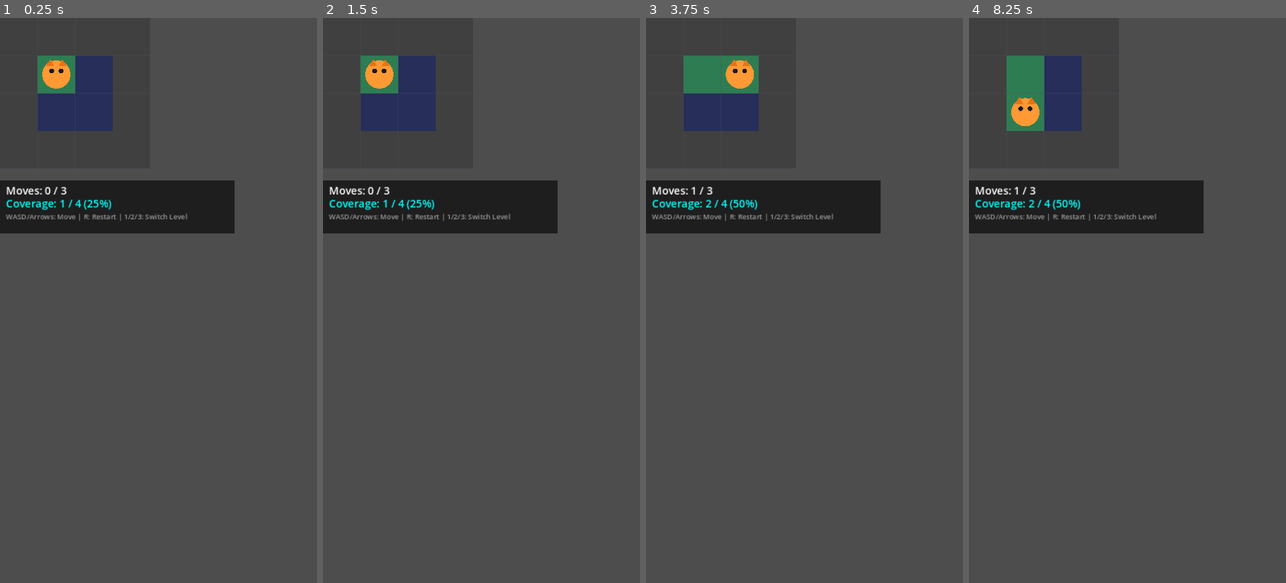
Above: before the commit, frames 1-4 (left to right).
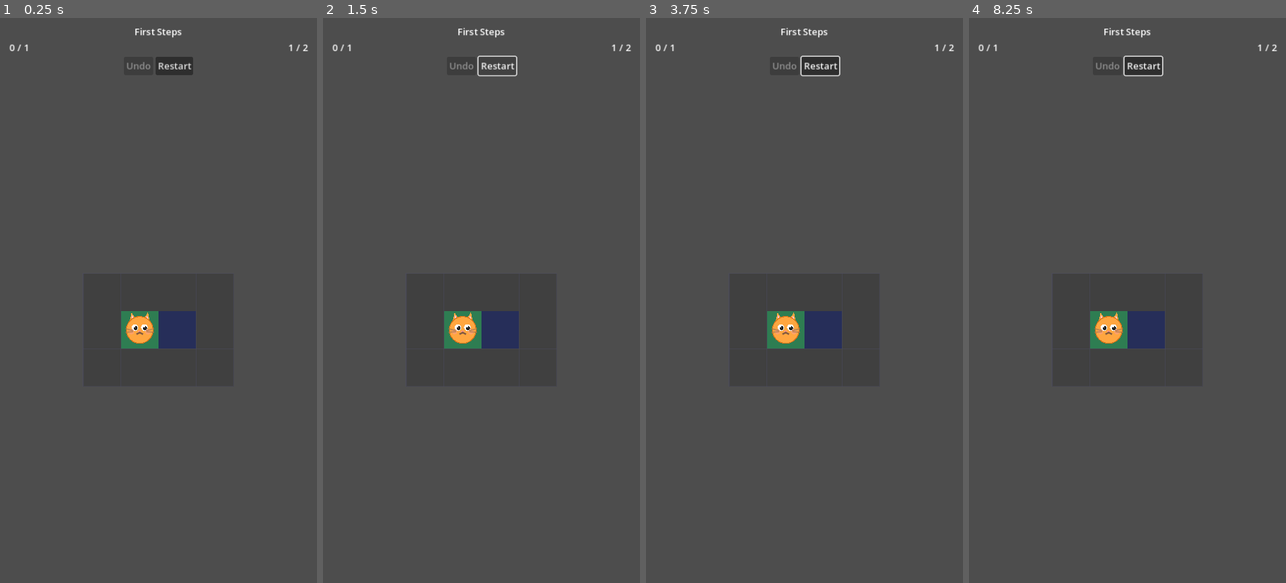
Above: after the commit, the same moments.

Repository: gracetyy/nekodash
Game: Godot game, scene res://scenes/gameplay/gameplay.tscn
Same seed, same stepped clock (60 frames per second), same inputs: the game is played once before the commit and once after it. Before the commit the project starts from res://prototypes/gameplay-scene/GameplayPrototype.tscn.
Inputs (mouse positions are in pixels of both pictures, inside the frame that each line leads up to):
- Up to frame 1 (0.25 s): no input
- Up to frame 2 (1.5 s): click (497, 63) at 0.5 s, where only the run after the commit has a clickable "Restart"; click (497, 63) at 1.25 s, where only the run after the commit has a clickable "Restart"
- Up to frame 3 (3.75 s): click (820, 63) at 2 s, where only the run after the commit has a clickable "Restart"; tap Enter at 2.75 s; move the mouse to (874, 272) at 2.77 s; hold D 2.78-3.5 s; tap R at 2.85 s; click (874, 272) at 2.92 s; tap Space at 3.02, 3.5 s; drag from (741, 328) to (788, 413) at 3.52 s
- Up to frame 4 (8.25 s): tap Enter at 4.25, 5.75 s; move the mouse to (1159, 176) at 4.27 s; hold D 4.28-5 s; tap 2 at 4.35, 7.35 s; tap Space at 5, 6.02, 6.5 s; drag from (1111, 413) to (1032, 215) at 5.02 s; move the mouse to (1222, 385) at 5.77 s; hold A 5.78-6.5 s; tap R at 5.85 s; drag from (1032, 215) to (1079, 159) at 6.52 s; move the mouse to (1143, 300) at 7.27 s; hold S 7.28-8 s; click (1143, 300) at 7.42 s; drag from (1079, 159) to (1064, 328) at 8.02 s

The runs differ from the first frame. In frame 1, 12% of the frame differs, in the area x 0-98%, y 1-59%; in frame 2, 12%; in frame 3, 12%; in frame 4, 12%.

Commit message:
feat: enhance gameplay scene visuals and HUD

Diff:
--- a/project.godot
+++ b/project.godot
@@ -15,7 +15,7 @@
 [application]
 
 config/name="NekoDash"
-run/main_scene="res://prototypes/gameplay-scene/GameplayPrototype.tscn"
+run/main_scene="res://scenes/gameplay/gameplay.tscn"
 config/features=PackedStringArray("4.3", "Mobile")
 config/icon="res://icon.svg"
 
@@ -25,6 +25,7 @@
 SceneManager="*res://src/core/scene_manager.gd"
 GridSystem="*res://src/core/grid_system.gd"
 InputSystem="*res://src/core/input_system.gd"
+PlaytestCapture="*res://tools/playtest_capture.gd"
 
 [display]
 
--- a/scenes/gameplay/gameplay.tscn
+++ b/scenes/gameplay/gameplay.tscn
@@ -9,13 +9,21 @@
 [ext_resource type="Script" path="res://src/gameplay/level_progression.gd" id="7"]
 [ext_resource type="Script" path="res://src/ui/hud.gd" id="8"]
 [ext_resource type="Resource" path="res://assets/levels/level_catalogue.tres" id="9"]
+[ext_resource type="Script" path="res://src/ui/grid_renderer.gd" id="10"]
+[ext_resource type="Script" path="res://src/ui/cat_sprite.gd" id="11"]
 
 [node name="LevelCoordinator" type="Node2D"]
 script = ExtResource("1")
 level_catalogue = ExtResource("9")
 
+[node name="GridRenderer" type="Node2D" parent="."]
+script = ExtResource("10")
+
 [node name="SlidingMovement" type="Node2D" parent="."]
 script = ExtResource("2")
+
+[node name="CatSprite" type="Node2D" parent="SlidingMovement"]
+script = ExtResource("11")
 
 [node name="CoverageTracking" type="Node" parent="."]
 script = ExtResource("3")
@@ -34,3 +42,49 @@
 
 [node name="HUD" type="CanvasLayer" parent="."]
 script = ExtResource("8")
+
+[node name="MarginContainer" type="MarginContainer" parent="HUD"]
+anchors_preset = 10
+anchor_right = 1.0
+offset_bottom = 80.0
+grow_horizontal = 2
+theme_override_constants/margin_left = 16
+theme_override_constants/margin_top = 12
+theme_override_constants/margin_right = 16
+theme_override_constants/margin_bottom = 12
+
+[node name="VBox" type="VBoxContainer" parent="HUD/MarginContainer"]
+layout_mode = 2
+
+[node name="LevelNameLabel" type="Label" parent="HUD/MarginContainer/VBox"]
+layout_mode = 2
+text = "Level Name"
+horizontal_alignment = 1
+
+[node name="StatsRow" type="HBoxContainer" parent="HUD/MarginContainer/VBox"]
+layout_mode = 2
+alignment = 1
+
+[node name="MoveLabel" type="Label" parent="HUD/MarginContainer/VBox/StatsRow"]
+layout_mode = 2
+text = "0 / 0"
+
+[node name="Spacer" type="Control" parent="HUD/MarginContainer/VBox/StatsRow"]
+layout_mode = 2
+size_flags_horizontal = 3
+
+[node name="CoverageLabel" type="Label" parent="HUD/MarginContainer/VBox/StatsRow"]
+layout_mode = 2
+text = "0 / 0"
+
+[node name="ButtonRow" type="HBoxContainer" parent="HUD/MarginContainer/VBox"]
+layout_mode = 2
+alignment = 1
+
+[node name="UndoBtn" type="Button" parent="HUD/MarginContainer/VBox/ButtonRow"]
+layout_mode = 2
+text = "Undo"
+
+[node name="RestartBtn" type="Button" parent="HUD/MarginContainer/VBox/ButtonRow"]
+layout_mode = 2
+text = "Restart"
--- a/src/gameplay/level_coordinator.gd
+++ b/src/gameplay/level_coordinator.gd
@@ -49,6 +49,7 @@
 @onready var _star_rating_system: Node = $StarRatingSystem
 @onready var _level_progression: Node = $LevelProgression
 @onready var _hud: HUD = $HUD
+@onready var _grid_renderer: Node2D = $GridRenderer
 
 
 # —————————————————————————————————————————————
@@ -86,6 +87,10 @@
 # —————————————————————————————————————————————
 
 func _ready() -> void:
+	# Fallback for direct scene launch (no SceneManager call)
+	if _current_level_data == null and level_catalogue != null and level_catalogue.levels.size() > 0:
+		_current_level_data = level_catalogue.levels[0]
+
 	if _current_level_data == null:
 		push_error("LevelCoordinator: _ready() with no LevelData — call receive_scene_params() first.")
 		return
@@ -155,6 +160,15 @@
 		_undo_restart,
 		_coverage_tracking,
 	)
+
+	# GridRenderer: redraw grid from current GridSystem state + compute centering
+	if _grid_renderer != null:
+		_grid_renderer.render_grid()
+		# Move the coordinator root (Node2D) so the grid is centered on screen.
+		# GridRenderer and SlidingMovement both draw relative to parent, so
+		# this single offset aligns everything. HUD is a CanvasLayer and ignores
+		# parent transforms.
+		position = _grid_renderer.get_grid_offset()
 
 
 ## Wires all inter-system signals. Order is critical — see
@@ -274,6 +288,10 @@
 		"next_level_data": next_level,
 	}
 
+	# Show inline level-complete overlay (temporary until level_complete.tscn exists)
+	_show_level_complete_overlay(params)
+
+	# Track state in SceneManager (go_to is a stub but tests verify state)
 	SceneManager.go_to(SceneManager.Screen.LEVEL_COMPLETE, params)
 
 
@@ -296,9 +314,9 @@
 	pass
 
 
-func _on_tile_covered(_coord: Vector2i) -> void:
-	# Reserved for CoverageVisualizer (S2-08 Nice to Have).
-	pass
+func _on_tile_covered(coord: Vector2i) -> void:
+	if _grid_renderer != null:
+		_grid_renderer.mark_covered(coord)
 
 
 # —————————————————————————————————————————————
@@ -341,3 +359,129 @@
 ## Returns whether the player has previously completed this level.
 func was_previously_completed() -> bool:
 	return _was_previously_completed
+
+
+# —————————————————————————————————————————————
+# Level complete overlay (temporary until level_complete.tscn exists)
+# —————————————————————————————————————————————
+var _overlay: CanvasLayer
+
+func _show_level_complete_overlay(params: Dictionary) -> void:
+	if _overlay != null:
+		_overlay.queue_free()
+
+	_overlay = CanvasLayer.new()
+	_overlay.layer = 10
+	add_child(_overlay)
+
+	# Semi-transparent background
+	var bg := ColorRect.new()
+	bg.color = Color(0.0, 0.0, 0.0, 0.6)
+	bg.set_anchors_preset(Control.PRESET_FULL_RECT)
+	_overlay.add_child(bg)
+
+	# Center container
+	var center := CenterContainer.new()
+	center.set_anchors_preset(Control.PRESET_FULL_RECT)
+	_overlay.add_child(center)
+
+	# Opaque result card so gameplay does not bleed through text.
+	var card := PanelContainer.new()
+	card.custom_minimum_size = Vector2(360, 240)
+	var card_style := StyleBoxFlat.new()
+	card_style.bg_color = Color(0.08, 0.09, 0.12, 0.96)
+	card_style.border_color = Color(0.18, 0.2, 0.28, 1.0)
+	card_style.border_width_left = 2
+	card_style.border_width_top = 2
+	card_style.border_width_right = 2
+	card_style.border_width_bottom = 2
+	card_style.corner_radius_top_left = 10
+	card_style.corner_radius_top_right = 10
+	card_style.corner_radius_bottom_right = 10
+	card_style.corner_radius_bottom_left = 10
+	card.add_theme_stylebox_override("panel", card_style)
+	center.add_child(card)
+
+	var card_margin := MarginContainer.new()
+	card_margin.add_theme_constant_override("margin_left", 24)
+	card_margin.add_theme_constant_override("margin_top", 20)
+	card_margin.add_theme_constant_override("margin_right", 24)
+	card_margin.add_theme_constant_override("margin_bottom", 20)
+	card.add_child(card_margin)
+
+	var vbox := VBoxContainer.new()
+	vbox.add_theme_constant_override("separation", 16)
+	card_margin.add_child(vbox)
+
+	# Stars
+	var stars: int = params.get("stars", 0)
+	var star_label := Label.new()
+	var star_text: String = ""
+	for i: int in range(3):
+		star_text += "★ " if i < stars else "☆ "
+	star_label.text = star_text.strip_edges()
+	star_label.horizontal_alignment = HORIZONTAL_ALIGNMENT_CENTER
+	star_label.add_theme_font_size_override("font_size", 48)
+	star_label.add_theme_color_override("font_color", Color(1.0, 0.85, 0.2))
+	vbox.add_child(star_label)
+
+	# Title
+	var title := Label.new()
+	title.text = "Level Complete!"
+	title.horizontal_alignment = HORIZONTAL_ALIGNMENT_CENTER
+	title.add_theme_font_size_override("font_size", 32)
+	title.add_theme_color_override("font_color", Color(0.97, 0.97, 0.97))
+	vbox.add_child(title)
+
+	# Moves
+	var moves_label := Label.new()
+	var final_m: int = params.get("final_moves", 0)
+	var level_d: LevelData = params.get("level_data")
+	var min_m: int = level_d.minimum_moves if level_d else 0
+	moves_label.text = "Moves: %d / %d" % [final_m, min_m]
+	moves_label.horizontal_alignment = HORIZONTAL_ALIGNMENT_CENTER
+	moves_label.add_theme_font_size_override("font_size", 20)
+	moves_label.add_theme_color_override("font_color", Color(0.86, 0.88, 0.96))
+	vbox.add_child(moves_label)
+
+	# Button row
+	var btn_row := HBoxContainer.new()
+	btn_row.alignment = BoxContainer.ALIGNMENT_CENTER
+	btn_row.add_theme_constant_override("separation", 24)
+	vbox.add_child(btn_row)
+
+	# Retry button
+	var retry_btn := Button.new()
+	retry_btn.text = "Retry"
+	retry_btn.custom_minimum_size = Vector2(100, 44)
+	retry_btn.pressed.connect(_on_overlay_retry)
+	btn_row.add_child(retry_btn)
+
+	# Next Level button (only if there is a next level)
+	var next_level_data: LevelData = params.get("next_level_data")
+	if next_level_data != null:
+		var next_btn := Button.new()
+		next_btn.text = "Next Level"
+		next_btn.custom_minimum_size = Vector2(120, 44)
+		next_btn.pressed.connect(_on_overlay_next.bind(next_level_data))
+		btn_row.add_child(next_btn)
+
+
+func _on_overlay_retry() -> void:
+	if _overlay != null:
+		_overlay.queue_free()
+		_overlay = null
+	restart_level()
+
+
+func _on_overlay_next(next_level: LevelData) -> void:
+	if _overlay != null:
+		_overlay.queue_free()
+		_overlay = null
+	_current_level_data = next_level
+	_disconnect_signals()
+	_initialize_systems()
+	_connect_signals()
+	_sliding_movement.initialize_level(_current_level_data.cat_start)
+	_state = State.PLAYING
+	print("[LevelCoordinator] Loaded next level: " + _current_level_data.display_name)
--- /dev/null
+++ b/src/ui/cat_sprite.gd
@@ -0,0 +1,91 @@
+## CatSprite — kawaii cat visual for the player on the grid.
+## Task: S2-05 (visual layer)
+##
+## Pure display node. Attached as a child of SlidingMovement so it inherits
+## position and tween animation automatically. Draws a cute kawaii-style cat
+## with expressive features. Owns no game state.
+extends Node2D
+
+
+# —————————————————————————————————————————————
+# Constants
+# —————————————————————————————————————————————
+
+const BODY_RADIUS: float = 22.0
+const BODY_COLOR: Color = Color(1.0, 0.65, 0.25) # Warm orange
+const BODY_OUTLINE: Color = Color(0.85, 0.45, 0.1) # Darker orange outline
+const EAR_COLOR: Color = Color(1.0, 0.65, 0.25) # Same as body
+const EAR_INNER: Color = Color(1.0, 0.75, 0.8) # Pink inner ear
+const EYE_WHITE: Color = Color(1.0, 1.0, 1.0) # White sclera
+const EYE_PUPIL: Color = Color(0.15, 0.15, 0.15) # Dark pupil
+const EYE_SHINE: Color = Color(1.0, 1.0, 1.0, 0.9) # Highlight
+const NOSE_COLOR: Color = Color(1.0, 0.55, 0.6) # Pink nose
+const MOUTH_COLOR: Color = Color(0.5, 0.35, 0.25) # Warm brown
+const CHEEK_COLOR: Color = Color(1.0, 0.6, 0.65, 0.4) # Rosy cheeks
+const WHISKER_COLOR: Color = Color(0.6, 0.45, 0.3, 0.6) # Subtle whiskers
+
+
+# —————————————————————————————————————————————
+# Drawing
+# —————————————————————————————————————————————
+
+func _draw() -> void:
+	# === Ears (behind body) ===
+	# Left ear outer
+	draw_polygon(
+		PackedVector2Array([Vector2(-18, -10), Vector2(-14, -30), Vector2(-4, -14)]),
+		PackedColorArray([EAR_COLOR])
+	)
+	# Left ear inner
+	draw_polygon(
+		PackedVector2Array([Vector2(-15, -13), Vector2(-13, -25), Vector2(-7, -15)]),
+		PackedColorArray([EAR_INNER])
+	)
+	# Right ear outer
+	draw_polygon(
+		PackedVector2Array([Vector2(4, -14), Vector2(14, -30), Vector2(18, -10)]),
+		PackedColorArray([EAR_COLOR])
+	)
+	# Right ear inner
+	draw_polygon(
+		PackedVector2Array([Vector2(7, -15), Vector2(13, -25), Vector2(15, -13)]),
+		PackedColorArray([EAR_INNER])
+	)
+
+	# === Body ===
+	draw_circle(Vector2.ZERO, BODY_RADIUS + 1.5, BODY_OUTLINE)
+	draw_circle(Vector2.ZERO, BODY_RADIUS, BODY_COLOR)
+
+	# === Eyes ===
+	# Left eye
+	draw_circle(Vector2(-8, -4), 5.5, EYE_WHITE)
+	draw_circle(Vector2(-7, -3), 3.5, EYE_PUPIL)
+	draw_circle(Vector2(-8.5, -5.5), 1.5, EYE_SHINE)
+	# Right eye
+	draw_circle(Vector2(8, -4), 5.5, EYE_WHITE)
+	draw_circle(Vector2(9, -3), 3.5, EYE_PUPIL)
+	draw_circle(Vector2(7.5, -5.5), 1.5, EYE_SHINE)
+
+	# === Nose ===
+	draw_polygon(
+		PackedVector2Array([Vector2(-2.5, 2), Vector2(2.5, 2), Vector2(0, 4.5)]),
+		PackedColorArray([NOSE_COLOR])
+	)
+
+	# === Mouth (cat "w" shape) ===
+	# Left curve
+	draw_line(Vector2(0, 4.5), Vector2(-5, 7), MOUTH_COLOR, 1.5, true)
+	# Right curve
+	draw_line(Vector2(0, 4.5), Vector2(5, 7), MOUTH_COLOR, 1.5, true)
+
+	# === Cheeks (blush spots) ===
+	draw_circle(Vector2(-14, 3), 4.5, CHEEK_COLOR)
+	draw_circle(Vector2(14, 3), 4.5, CHEEK_COLOR)
+
+	# === Whiskers ===
+	# Left whiskers
+	draw_line(Vector2(-12, 1), Vector2(-24, -2), WHISKER_COLOR, 1.0, true)
+	draw_line(Vector2(-12, 3), Vector2(-24, 4), WHISKER_COLOR, 1.0, true)
+	# Right whiskers
+	draw_line(Vector2(12, 1), Vector2(24, -2), WHISKER_COLOR, 1.0, true)
+	draw_line(Vector2(12, 3), Vector2(24, 4), WHISKER_COLOR, 1.0, true)
--- /dev/null
+++ b/src/ui/grid_renderer.gd
@@ -0,0 +1,109 @@
+## GridRenderer — visual grid drawing for the gameplay scene.
+## Task: S2-05 (visual layer)
+##
+## Pure display node. Reads from GridSystem autoload to draw the grid,
+## subscribes to CoverageTracking.tile_covered to overlay covered tiles.
+## Owns no game state.
+extends Node2D
+
+
+# —————————————————————————————————————————————
+# Constants
+# —————————————————————————————————————————————
+
+const COLOR_FLOOR: Color = Color(0.15, 0.18, 0.35)
+const COLOR_WALL: Color = Color(0.25, 0.25, 0.25)
+const COLOR_COVERED: Color = Color(0.2, 0.7, 0.3, 0.6)
+const COLOR_GRID_LINE: Color = Color(0.3, 0.3, 0.4, 0.4)
+
+
+# —————————————————————————————————————————————
+# State
+# —————————————————————————————————————————————
+
+var _covered_tiles: Dictionary = {}
+var _tile_size: int = 64
+
+## Pixel offset applied to center the grid on screen, below the HUD.
+var _grid_offset: Vector2 = Vector2.ZERO
+
+
+# —————————————————————————————————————————————
+# Public API
+# —————————————————————————————————————————————
+
+## Clears coverage overlay and redraws grid from GridSystem.
+## Computes an offset to center the grid horizontally and push it below the HUD.
+func render_grid() -> void:
+	_covered_tiles.clear()
+	_tile_size = GridSystem.DEFAULT_TILE_SIZE_PX
+
+	# Compute centering offset
+	var grid_w_px: float = GridSystem.get_width() * _tile_size
+	var grid_h_px: float = GridSystem.get_height() * _tile_size
+	var viewport_w: float = get_viewport_rect().size.x
+	var viewport_h: float = get_viewport_rect().size.y
+
+	# Center horizontally, push below HUD (100px top margin for HUD)
+	var hud_margin: float = 100.0
+	var x_offset: float = (viewport_w - grid_w_px) / 2.0
+	var y_offset: float = hud_margin + (viewport_h - hud_margin - grid_h_px) / 2.0
+	_grid_offset = Vector2(x_offset, y_offset)
+
+	queue_redraw()
+
+
+## Returns the computed grid offset for the parent coordinator to position itself.
+func get_grid_offset() -> Vector2:
+	return _grid_offset
+
+
+## Marks a single tile as covered and redraws.
+func mark_covered(coord: Vector2i) -> void:
+	_covered_tiles[coord] = true
+	queue_redraw()
+
+
+## Clears all coverage overlays without redrawing grid structure.
+func clear_coverage() -> void:
+	_covered_tiles.clear()
+	queue_redraw()
+
+
+# —————————————————————————————————————————————
+# Drawing
+# —————————————————————————————————————————————
+
+func _draw() -> void:
+	var w: int = GridSystem.get_width()
+	var h: int = GridSystem.get_height()
+
+	if w == 0 or h == 0:
+		return
+
+	# Draw tile fills (all coords relative to local origin — position handles offset)
+	for row: int in range(h):
+		for col: int in range(w):
+			var coord := Vector2i(col, row)
+			var rect := Rect2(col * _tile_size, row * _tile_size, _tile_size, _tile_size)
+
+			if GridSystem.is_walkable(coord):
+				draw_rect(rect, COLOR_FLOOR, true)
+			else:
+				draw_rect(rect, COLOR_WALL, true)
+
+			# Coverage overlay
+			if _covered_tiles.has(coord):
+				draw_rect(rect, COLOR_COVERED, true)
+
+	# Draw rounded border around the grid
+	var grid_rect := Rect2(0, 0, w * _tile_size, h * _tile_size)
+	draw_rect(grid_rect, COLOR_GRID_LINE, false, 2.0)
+
+	# Draw grid lines
+	for row: int in range(1, h):
+		var y: float = row * _tile_size
+		draw_line(Vector2(0, y), Vector2(w * _tile_size, y), COLOR_GRID_LINE, 1.0)
+	for col: int in range(1, w):
+		var x: float = col * _tile_size
+		draw_line(Vector2(x, 0), Vector2(x, h * _tile_size), COLOR_GRID_LINE, 1.0)
--- a/src/ui/hud.gd
+++ b/src/ui/hud.gd
@@ -28,13 +28,12 @@
 # Child node references
 # —————————————————————————————————————————————
 
-## Set via initialize() or @onready — kept as member vars so tests can inject
-## mock Controls without a full scene tree.
-var _level_name_label: Control  # Label
-var _move_label: Control        # Label
-var _coverage_label: Control    # Label
-var _undo_btn: Control          # Button
-var _restart_btn: Control       # Button
+## Set via set_ui_nodes(), _ready() auto-discovery, or test injection.
+var _level_name_label: Control # Label
+var _move_label: Control # Label
+var _coverage_label: Control # Label
+var _undo_btn: Control # Button
+var _restart_btn: Control # Button
 
 
 # —————————————————————————————————————————————
@@ -58,6 +57,14 @@
 
 ## Whether the level is complete (buttons locked).
 var _level_complete: bool = false
+
+
+# —————————————————————————————————————————————
+# Lifecycle
+# —————————————————————————————————————————————
+
+func _ready() -> void:
+	_auto_discover_ui_nodes()
 
 
 # —————————————————————————————————————————————
@@ -293,3 +300,27 @@
 func _set_restart_button_visible(visible_flag: bool) -> void:
 	if _restart_btn != null:
 		_restart_btn.visible = visible_flag
+
+
+## Auto-discovers child Controls by node path. Only sets references that
+## haven't already been injected via set_ui_nodes(). Wires button pressed
+## signals when buttons are found.
+func _auto_discover_ui_nodes() -> void:
+	if _level_name_label == null:
+		_level_name_label = get_node_or_null("MarginContainer/VBox/LevelNameLabel")
+	if _move_label == null:
+		_move_label = get_node_or_null("MarginContainer/VBox/StatsRow/MoveLabel")
+	if _coverage_label == null:
+		_coverage_label = get_node_or_null("MarginContainer/VBox/StatsRow/CoverageLabel")
+
+	if _undo_btn == null:
+		_undo_btn = get_node_or_null("MarginContainer/VBox/ButtonRow/UndoBtn")
+	if _undo_btn != null and _undo_btn is BaseButton:
+		if not (_undo_btn as BaseButton).pressed.is_connected(on_undo_btn_pressed):
+			(_undo_btn as BaseButton).pressed.connect(on_undo_btn_pressed)
+
+	if _restart_btn == null:
+		_restart_btn = get_node_or_null("MarginContainer/VBox/ButtonRow/RestartBtn")
+	if _restart_btn != null and _restart_btn is BaseButton:
+		if not (_restart_btn as BaseButton).pressed.is_connected(on_restart_btn_pressed):
+			(_restart_btn as BaseButton).pressed.connect(on_restart_btn_pressed)
--- a/tests/test_level_coordinator.gd
+++ b/tests/test_level_coordinator.gd
@@ -83,6 +83,11 @@
 	var hud_node: HUD = HUD.new()
 	hud_node.name = "HUD"
 	lc.add_child(hud_node)
+
+	# Visual nodes (not tested directly but required by @onready)
+	var gr: Node2D = load("res://src/ui/grid_renderer.gd").new()
+	gr.name = "GridRenderer"
+	lc.add_child(gr)
 
 	# Inject a LevelCatalogue containing the test level
 	var catalogue := LevelCatalogue.new()
Not shown: 1 places in scenes/gameplay/gameplay.tscn that only renumber resources
